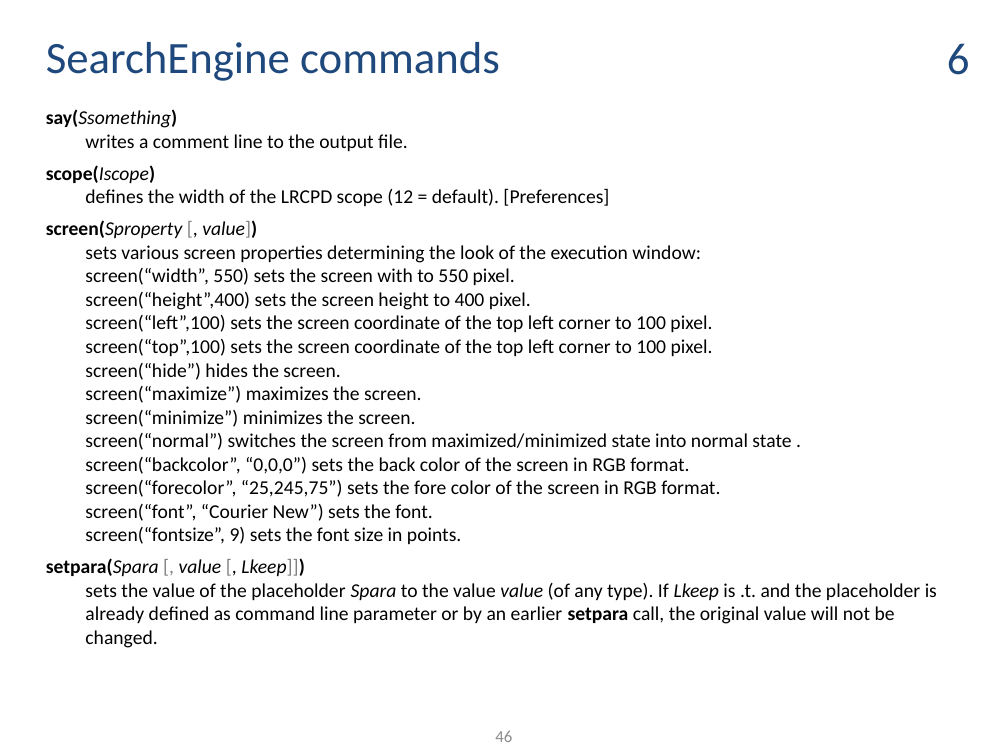
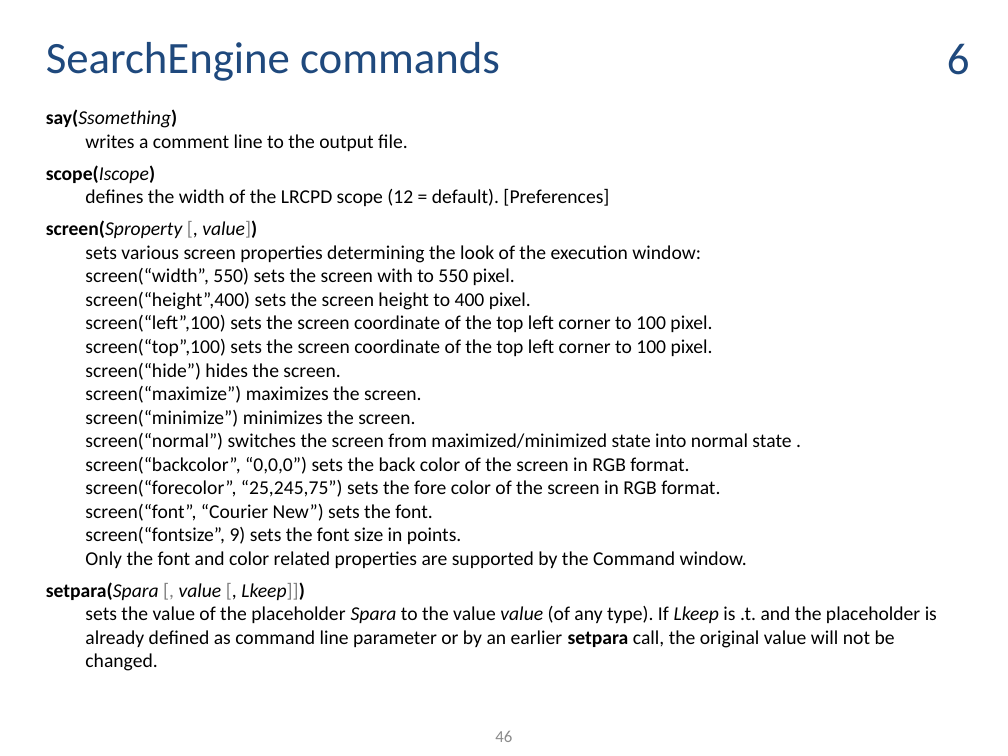
Before and after one commit to ThorstenDoherr/searchengine, a slide deck: slide 46 of doc/Manual.pptx. Drawn at 1008x756 pixels with LibreOffice and Linux fonts; fonts in the diff are those of the drawing. Boxes give left, top, right and bottom in pixels: in the first picture for what was removed or moved away, otherwise in the second. Text is boxed around its words. In the diff, an @@ line names an element or a change of style, - is before the commit and + after.

```diff
--- a/doc/Manual.pptx
+++ b/doc/Manual.pptx
@@ text at (46, 220, 791, 568): text changed @@
-screen(Sproperty [, value])
-sets various screen properties determining the look of the execution window:
-screen(“width”, 550) sets the screen with to 550 pixel.
-screen(“height”,400) sets the screen height to 400 pixel.
-screen(“left”,100) sets the screen coordinate of the top left corner to 100 pixel.
-screen(“top”,100) sets the screen coordinate of the top left corner to 100 pixel.
-screen(“hide”) hides the screen.
-screen(“maximize”) maximizes the screen.
-screen(“minimize”) minimizes the screen.
-screen(“normal”) switches the screen from maximized/minimized state into normal state .
-screen(“backcolor”, “0,0,0”) sets the back color of the screen in RGB format.
-screen(“forecolor”, “25,245,75”) sets the fore color of the screen in RGB format.
-screen(“font”, “Courier New”) sets the font.
-screen(“fontsize”, 9) sets the font size in points.
+screen(Sproperty [, value])
+sets various screen properties determining the look of the execution window:
+screen(“width”, 550) sets the screen with to 550 pixel.
+screen(“height”,400) sets the screen height to 400 pixel.
+screen(“left”,100) sets the screen coordinate of the top left corner to 100 pixel.
+screen(“top”,100) sets the screen coordinate of the top left corner to 100 pixel.
+screen(“hide”) hides the screen.
+screen(“maximize”) maximizes the screen.
+screen(“minimize”) minimizes the screen.
+screen(“normal”) switches the screen from maximized/minimized state into normal state .
+screen(“backcolor”, “0,0,0”) sets the back color of the screen in RGB format.
+screen(“forecolor”, “25,245,75”) sets the fore color of the screen in RGB format.
+screen(“font”, “Courier New”) sets the font.
+screen(“fontsize”, 9) sets the font size in points.
+Only the font and color related properties are supported by the Command window.
```
Also in this commit, not shown: 9 other slides changed, 1 other file.
